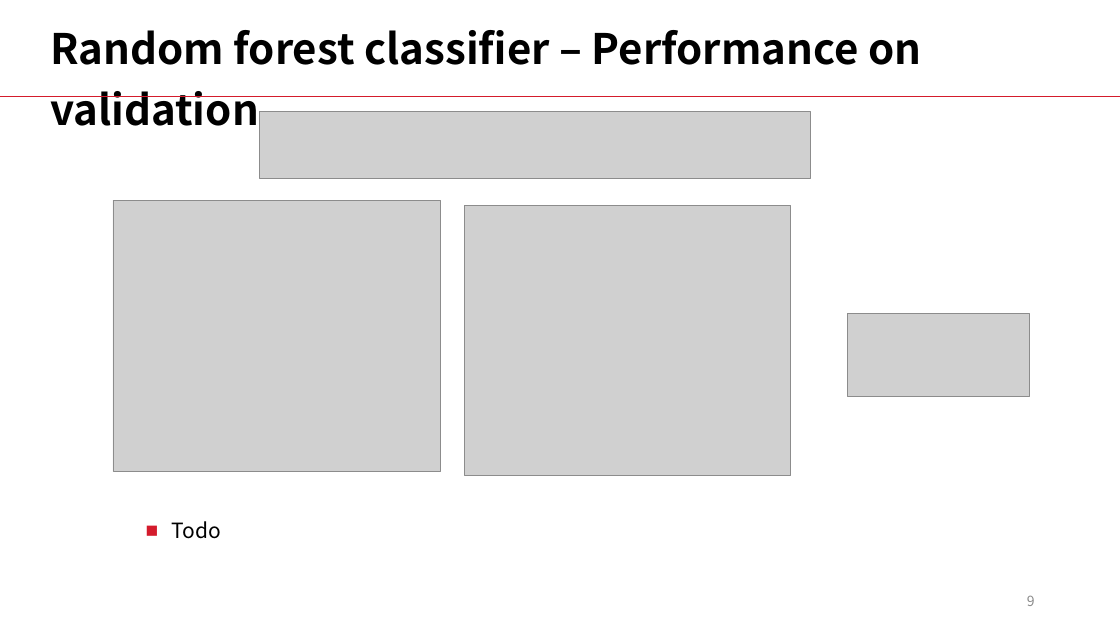
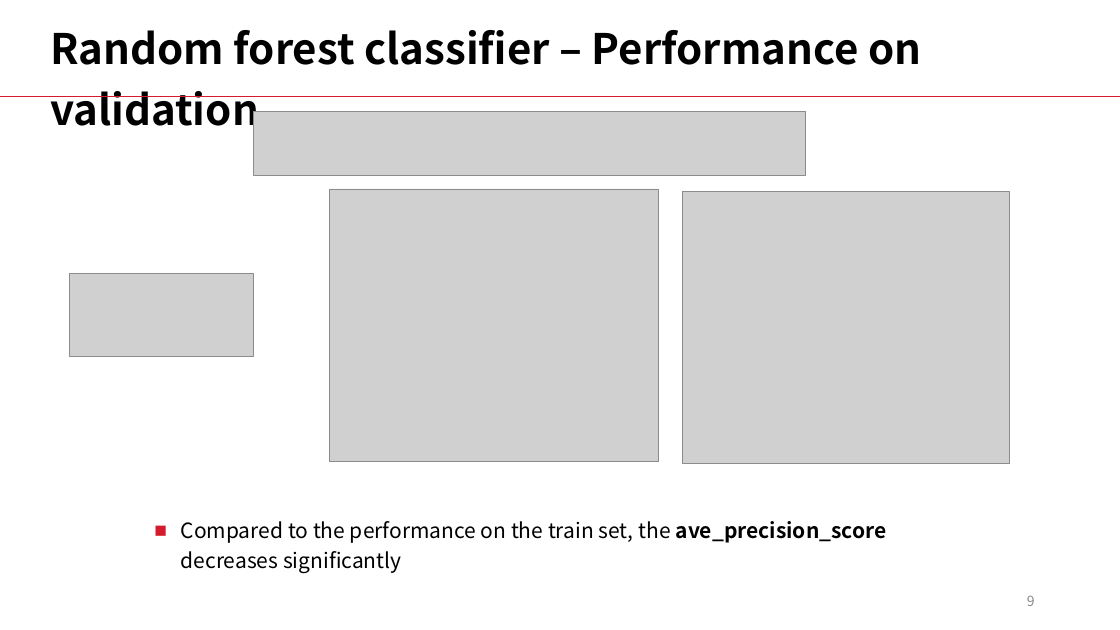
Before and after one commit to LiyangSong/Advertisement-CTR-Prediction, a slide deck: slide 9 of submissions/phase3/stepv.pptx. Drawn at 1120x630 pixels with LibreOffice and Linux fonts; fonts in the diff are those of the drawing; grey boxes stand for pictures. Boxes give left, top, right and bottom in pixels: in the first picture for what was removed or moved away, otherwise in the second. Text is boxed around its words. In the diff, an @@ line names an element or a change of style, - is before the commit and + after.

```diff
--- a/submissions/phase3/stepv.pptx
+++ b/submissions/phase3/stepv.pptx
@@ picture: place and size @@
-picture at (260,112,811,178)
+picture at (253,111,806,175)
@@ picture removed at (113,200,441,471) @@
@@ picture added at (330,189,660,462) @@
@@ picture removed at (465,206,791,476) @@
@@ picture added at (683,192,1010,463) @@
@@ picture added at (70,274,254,356) @@
@@ picture removed at (848,313,1030,397) @@
@@ text at (181,521,887,573): text changed @@
-■ Todo
+■ Compared to the performance on the train set, the ave_precision_score decreases significantly
```
Also in this commit, not shown: 21 other slides changed.
